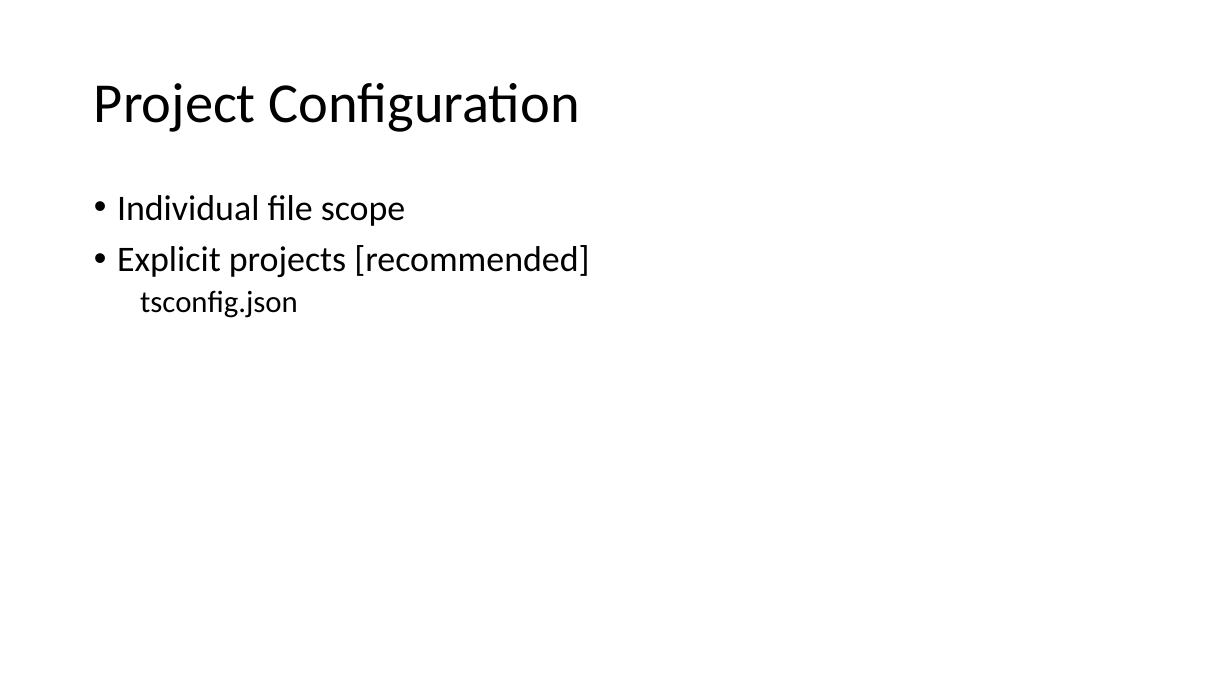
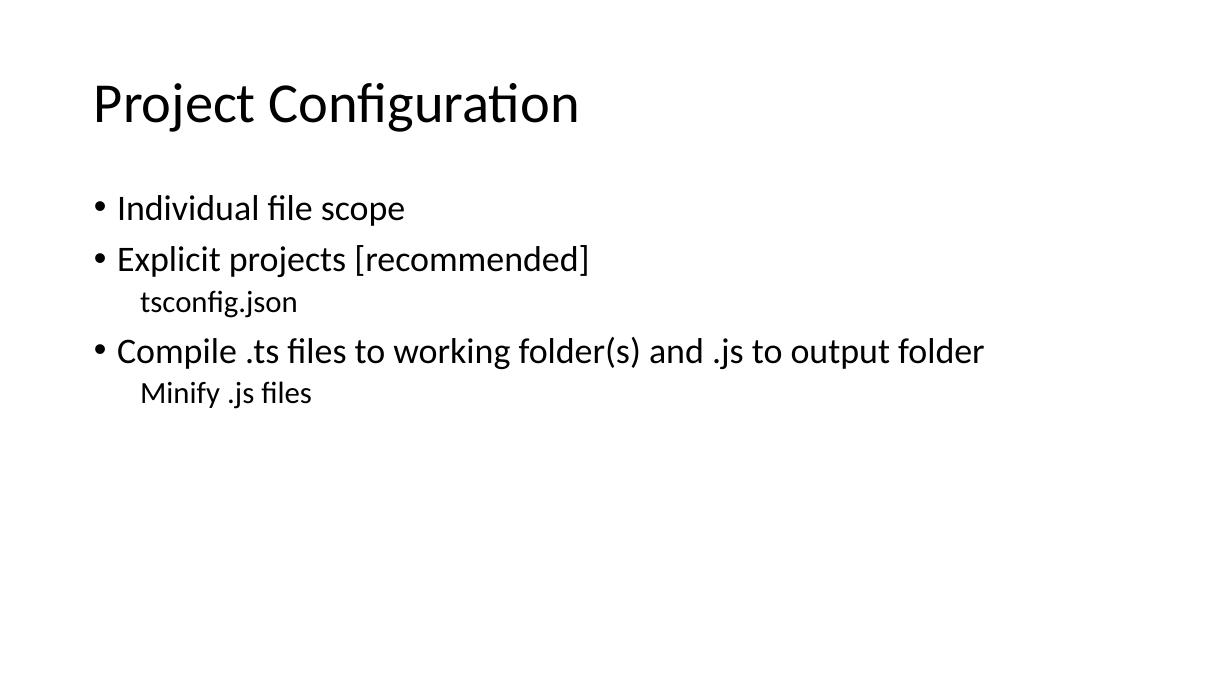
Before and after one commit to BionStt/presentations-2, a slide deck: slide 29 of TypeScript.pptx (slide 10 before the commit). Drawn at 1232x693 pixels with LibreOffice and Linux fonts; fonts in the diff are those of the drawing. Boxes give left, top, right and bottom in pixels: in the first picture for what was removed or moved away, otherwise in the second. Text is boxed around its words. In the diff, an @@ line names an element or a change of style, - is before the commit and + after.

```diff
--- a/TypeScript.pptx
+++ b/TypeScript.pptx
@@ text at <box>117,337,985,409</box>: paragraphs added @@
+• Compile .ts files to working folder(s) and .js to output folder
+  Minify .js files
```
Also in this commit, not shown: 10 other slides changed, 48 slides added, 3 slides removed.
